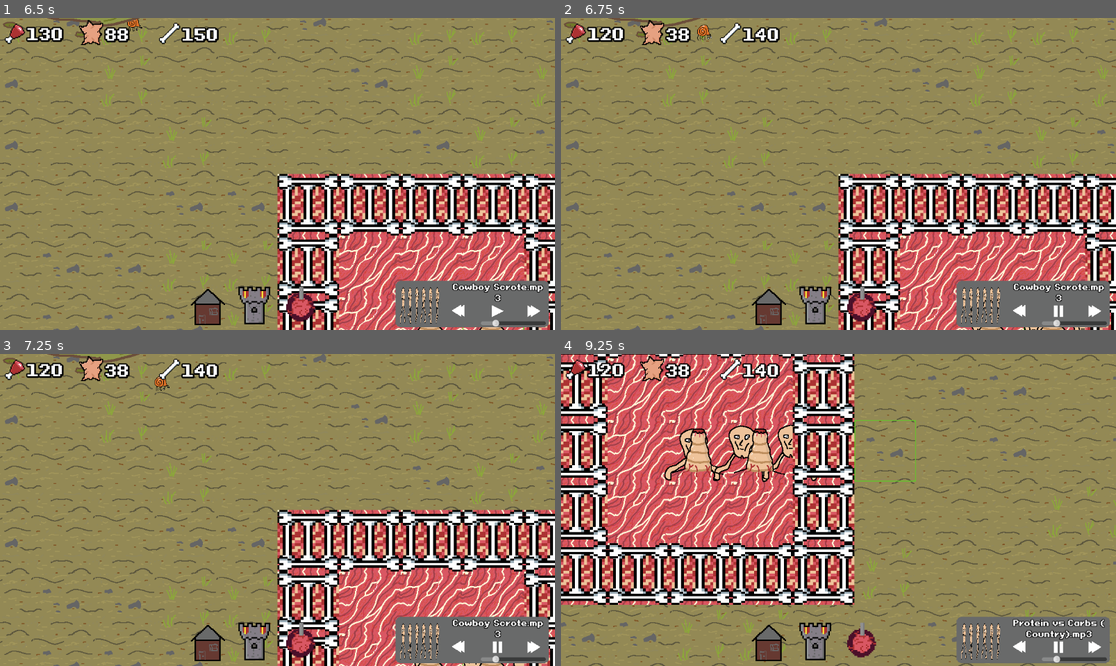
Above: before the commit, frames 1-4 (two rows, left to right).
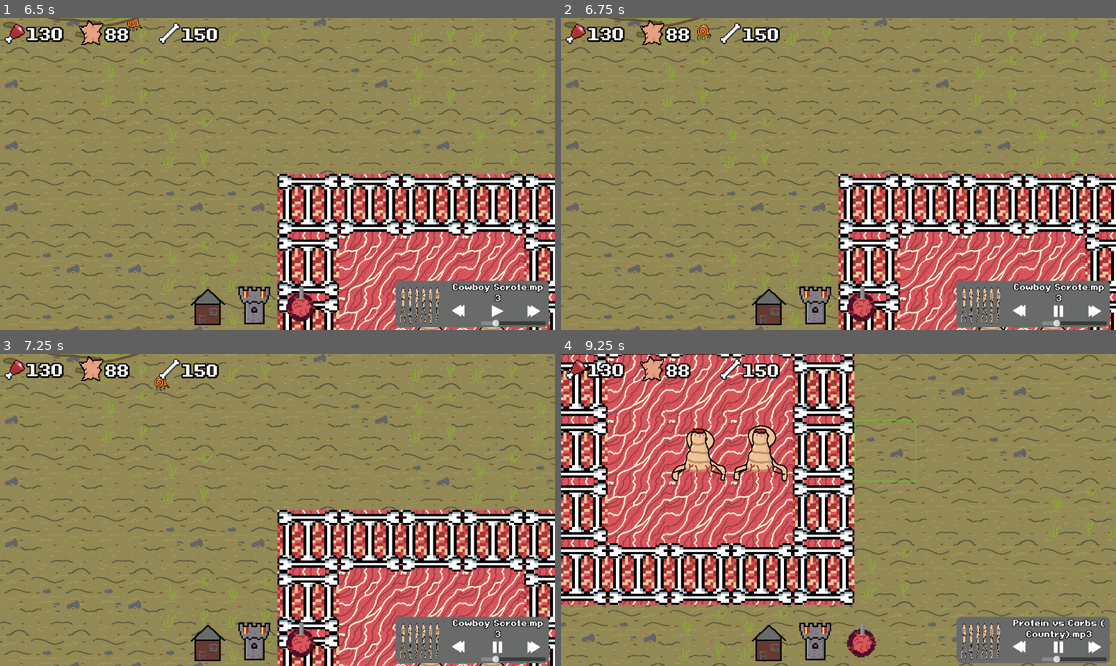
Above: after the commit, the same moments.

Repository: PhilipSBeck/Ludum-Dare-56
Game: Godot game, scene res://Levels/TitleScreen.tscn
The game is run twice, just before and just after one commit, with the same random seed, the same clock (stepped at 60 frames per second) and the same inputs. Sound files missing from this copy of the repository are replaced by a short silence.
Inputs (mouse positions are in pixels of both pictures, inside the frame that each line leads up to):
- Up to frame 1 (6.5 s): click "Start" at 0.5 s; click (532, 311) at 1.25 s; click (532, 311) at 2 s; click (255, 308) at 2.75 s; click (299, 308) at 3.5 s; click (210, 308) at 4.25 s; click (460, 311) at 5 s; click (499, 311) at 5.75 s
- Up to frame 2 (6.75 s): click (1060, 311) at 6.5 s
- Up to frame 3 (7.25 s): no input
- Up to frame 4 (9.25 s): move the mouse to (960, 494) at 7.27 s; hold Right (ui_right) 7.28-8.03 s; click (960, 494) at 7.35 s; move the mouse to (727, 525) at 8.02 s; hold Down (ui_down) 8.03-8.78 s; tap Mouse wheel down (WheelDown) at 8.1 s; click (727, 525) at 8.3 s; move the mouse to (894, 441) at 8.77 s; hold Right (ui_right) from 8.78 s (still down); tap Mouse wheel up (WheelUp) at 8.85 s; click (894, 441) at 9.05 s

Frame 1 is identical in both runs. In frame 2, 0.2% of the frame differs, in the area x 6-95%, y 2-100%; in frame 3, 0.2%; in frame 4, 1.6%, in the area x 7-47%, y 2-42%.

Commit message:
Fixed the placement bug

Diff:
--- a/Scripts/Core/main.gd
+++ b/Scripts/Core/main.gd
@@ -135,7 +135,7 @@
 		add_child(building)
 		$Camera2D/HouseNoise.play()
 
-	building_dictionary[building.position] = building
+	building_dictionary[mapPos] = building
 
 func check_wall_adjecency():
 	var walls_to_destroy = []
